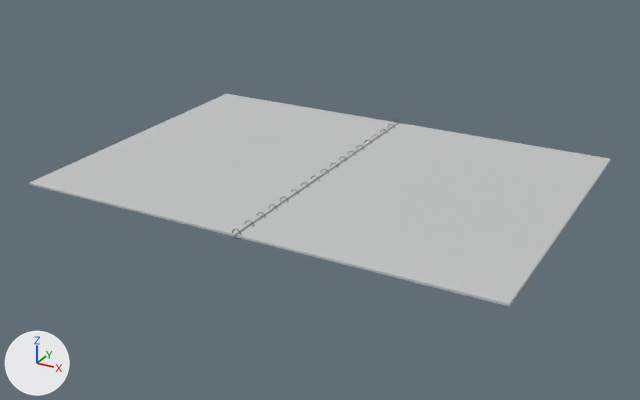
What one commit did to the glTF model Assets/3D_Models/Notebooks.glb.
Camera for both pictures: a camera (50 mm lens) standing at (0.634, -0.908, 0.413) and looking at (0.145, -0.019, -0.031). Every picture has the same lights, and +X, +Y and +Z are marked at lower left. Where no turn or scale is listed for an object, it has been applied to the vertices. Vertices at the same position are counted once.

Names of what the first picture shows: 'OpenNotebook', 'Paper'.
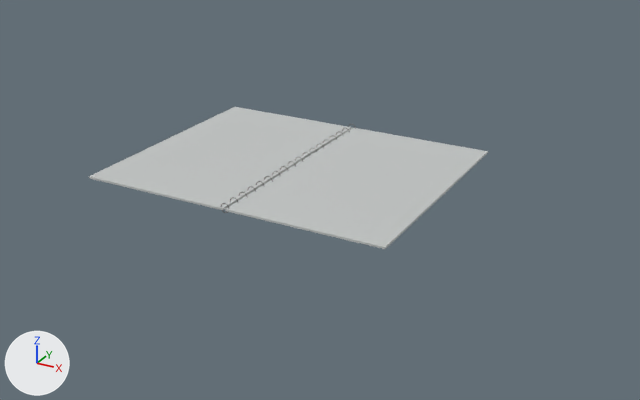
Pixel boxes [x1, y1, x2, y2] of what changed, in the pictures (640 x 400 px):
```json
{"object": "OpenNotebook", "change": "mesh rescaled, moved", "before": [237, 123, 611, 306], "after": [225, 128, 488, 249], "on screen": "30% narrower, 34% shorter"}
{"object": "Paper", "change": "mesh rescaled", "before": [29, 94, 398, 237], "after": [89, 107, 352, 210], "on screen": "29% narrower, 28% shorter"}
```

The change, as JSON lines over the scene's bpy script:
```json
{"block": "me_paper", "where": "me_paper.from_pydata(...)  # 8 vertices, 12 faces; spans x -0.148..0.148, y -0.21..0.21, z -0.001..0.001"}
{"block": "me_paper", "where": "# used by ob_paper; location = (-0.0015, 0.0, 0.0012)"}
{"block": "me_paper", "change": "me_paper part 1: the whole mesh is scaled about its middle by (0.668, 0.762, 1)"}
{"block": "me_opennotebook", "where": "me_opennotebook.from_pydata(...)  # 8 vertices, 12 faces; spans x -0.148..0.148, y -0.21..0.21, z -0.001..0.001"}
{"block": "me_opennotebook", "where": "# used by ob_opennotebook; location = (0.2985, 0.0, 0.0012)"}
{"block": "me_opennotebook", "change": "me_opennotebook part 2: the whole mesh is scaled about its middle by (0.668, 0.762, 1)"}
{"op": "set", "path": "ob_opennotebook.location", "old": "(0.2985, 0.0, 0.0012)", "new": "(0.2, 0.0, 0.0012)"}
```
